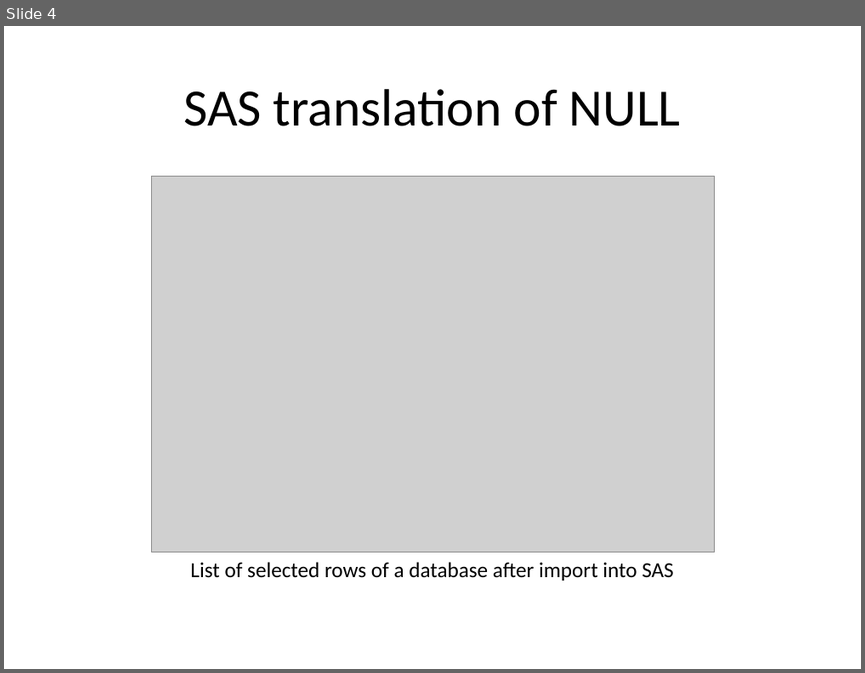
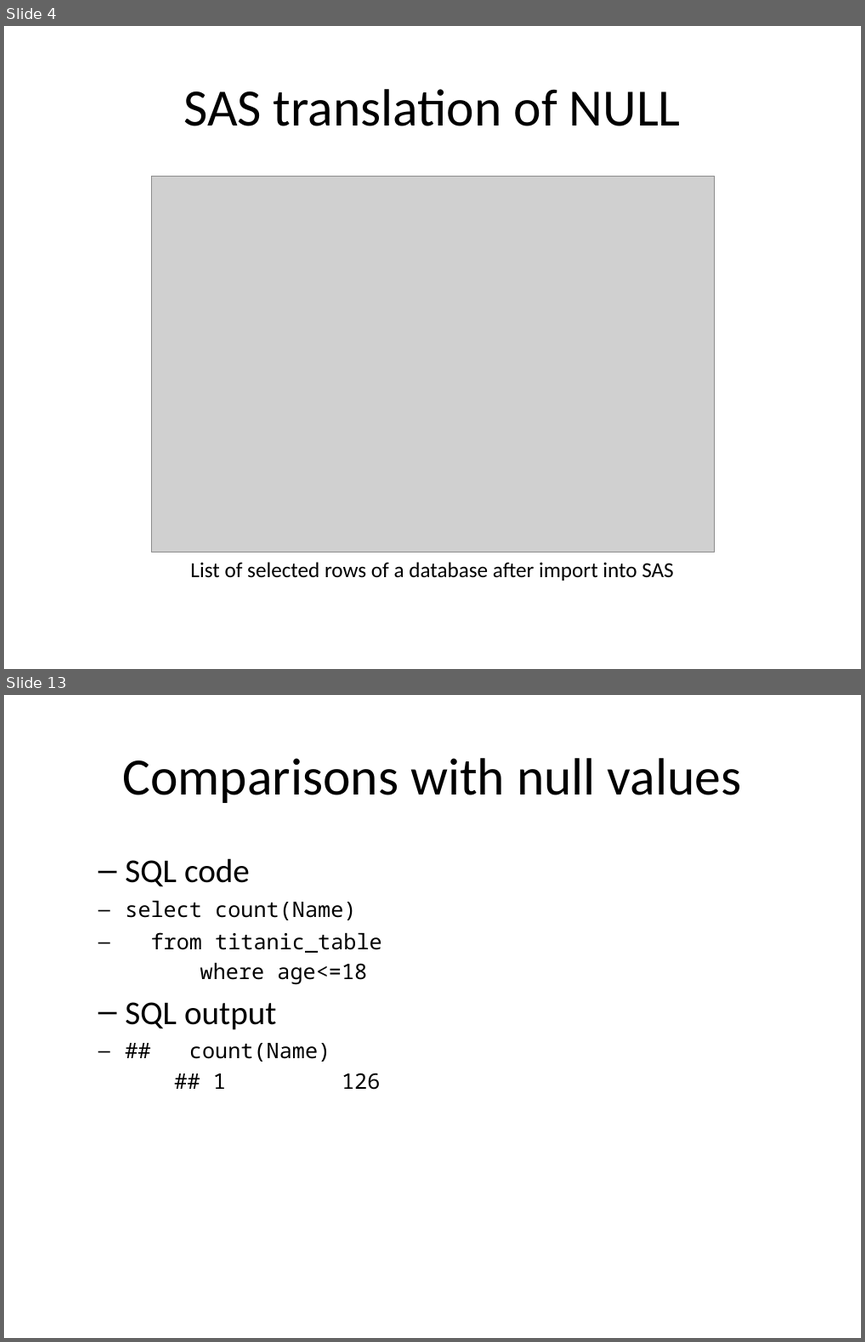
Before and after one commit to pmean/introduction-to-sql, a slide deck: src/null-values.pptx. Shown one above the other, each under a label of ours: slide 4 before the commit, slides 4 and 13 after it; the slides between them are not shown. The pictures are 865x673 and 865x1342 pixels, drawn with LibreOffice and Linux fonts; fonts in the diff are those of the drawing; grey boxes stand for pictures. Boxes give left, top, right and bottom in pixels: in the first picture for what was removed or moved away, otherwise in the second. Text is boxed around its words. In the diff, an @@ line names an element or a change of style, - is before the commit and + after.

```diff
--- a/src/null-values.pptx
+++ b/src/null-values.pptx
@@ slide 13 added at (4,695,861,1338), background #FFFFFF @@
@@ title added at (122,758,742,803), 44 pt, text #000000 @@
+Comparisons with null values
@@ text added at (125,858,382,1089), 18 pt, text #000000 @@
+  – SQL code
+select count(Name)
+from titanic_table
+where age<=18
+  – SQL output
+## count(Name)
+## 1 126
```
Also in this commit, not shown: 2 slides changed, 14 other slides added, 2 other files.
